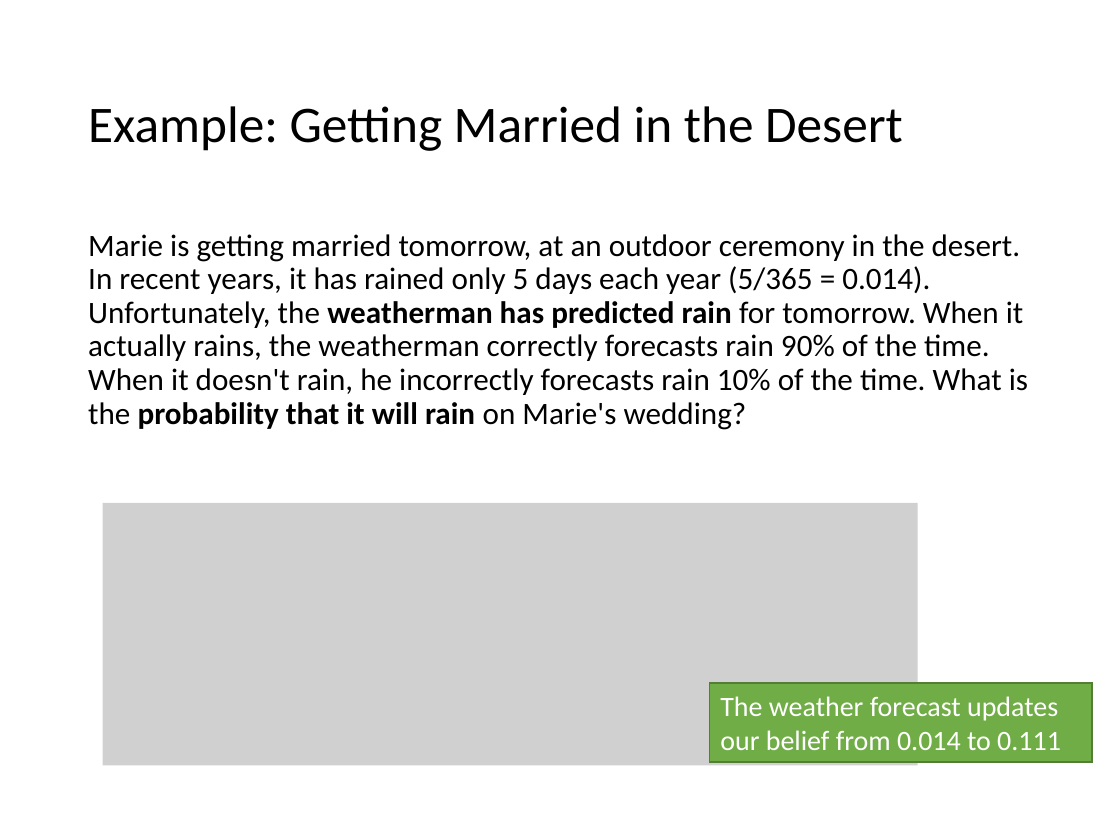
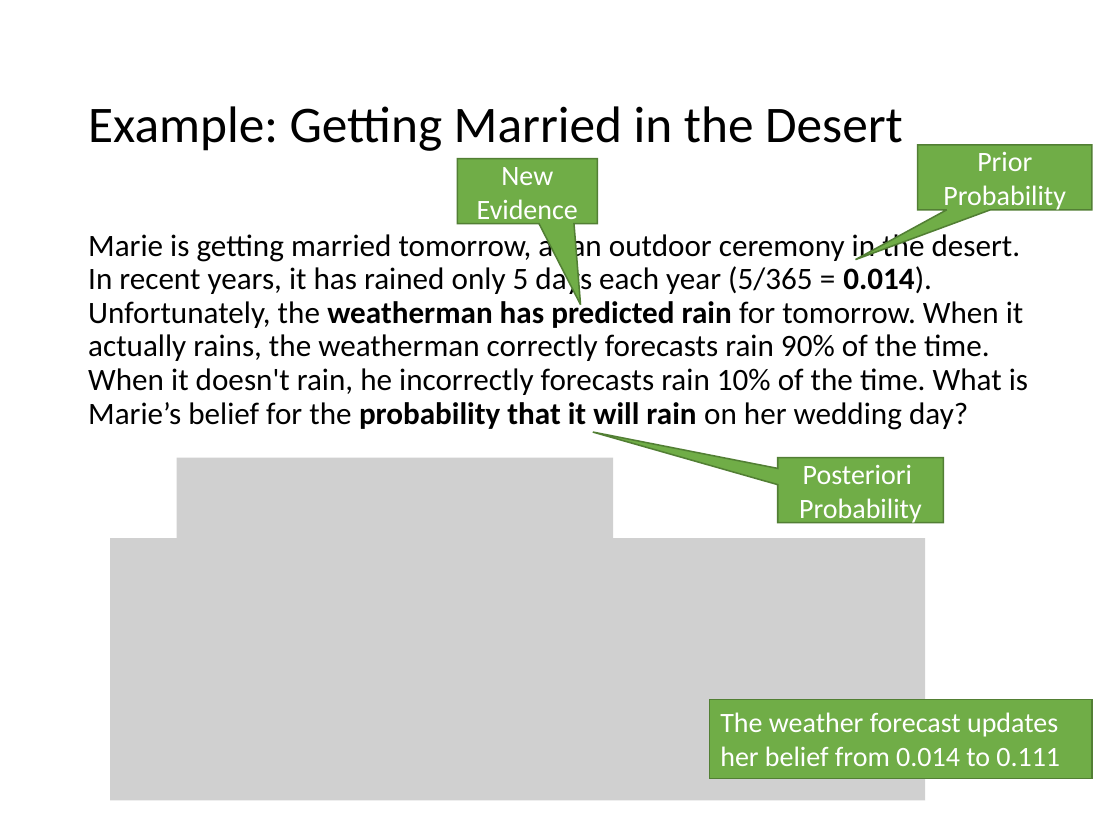
Before and after one commit to mhahsler/CS7320-AI, a slide deck: slide 21 of slides/12_uncertainty.pptx. Drawn at 1120x840 pixels with LibreOffice and Linux fonts; fonts in the diff are those of the drawing; grey boxes stand for pictures. Boxes give left, top, right and bottom in pixels: in the first picture for what was removed or moved away, otherwise in the second. Text is boxed around its words. In the diff, an @@ line names an element or a change of style, - is before the commit and + after.

```diff
--- a/slides/12_uncertainty.pptx
+++ b/slides/12_uncertainty.pptx
@@ speech box added at (917, 144, 1092, 209), fill #70AD47, outline #538035 1 pt, 18 pt, text #FFFFFF @@
+Prior Probability
@@ speech box added at (457, 159, 597, 224), fill #70AD47, outline #538035 1 pt, 18 pt, text #FFFFFF @@
+New Evidence
@@ text at (88, 229, 1028, 430): text changed @@
-Marie is getting married tomorrow, at an outdoor ceremony in the desert. In recent years, it has rained only 5 days each year (5/365 = 0.014). Unfortunately, the weatherman has predicted rain for tomorrow. When it actually rains, the weatherman correctly forecasts rain 90% of the time. When it doesn't rain, he incorrectly forecasts rain 10% of the time. What is the probability that it will rain on Marie's wedding?
+Marie is getting married tomorrow, at an outdoor ceremony in the desert. In recent years, it has rained only 5 days each year (5/365 = 0.014). Unfortunately, the weatherman has predicted rain for tomorrow. When it actually rains, the weatherman correctly forecasts rain 90% of the time. When it doesn't rain, he incorrectly forecasts rain 10% of the time. What is Marie’s belief for the probability that it will rain on her wedding day?
@@ picture added at (177, 458, 614, 577) @@
@@ speech box added at (777, 458, 943, 523), fill #70AD47, outline #538035 1 pt, 18 pt, text #FFFFFF @@
+Posteriori
+Probability
@@ picture: place and size @@
-picture at (103, 503, 918, 765)
+picture at (110, 538, 925, 800)
@@ rectangle "The weather forecast updates her ...": place and size @@
-rectangle "The weather forecast updates her ..." at (709, 683, 1092, 763)
+rectangle "The weather forecast updates her ..." at (709, 699, 1092, 778)
@@ text in rectangle at (720, 712, 1060, 766): text changed @@
-The weather forecast updates our belief from 0.014 to 0.111
+The weather forecast updates her belief from 0.014 to 0.111
```
Also in this commit, not shown: 18 other slides changed, 1 other file.
